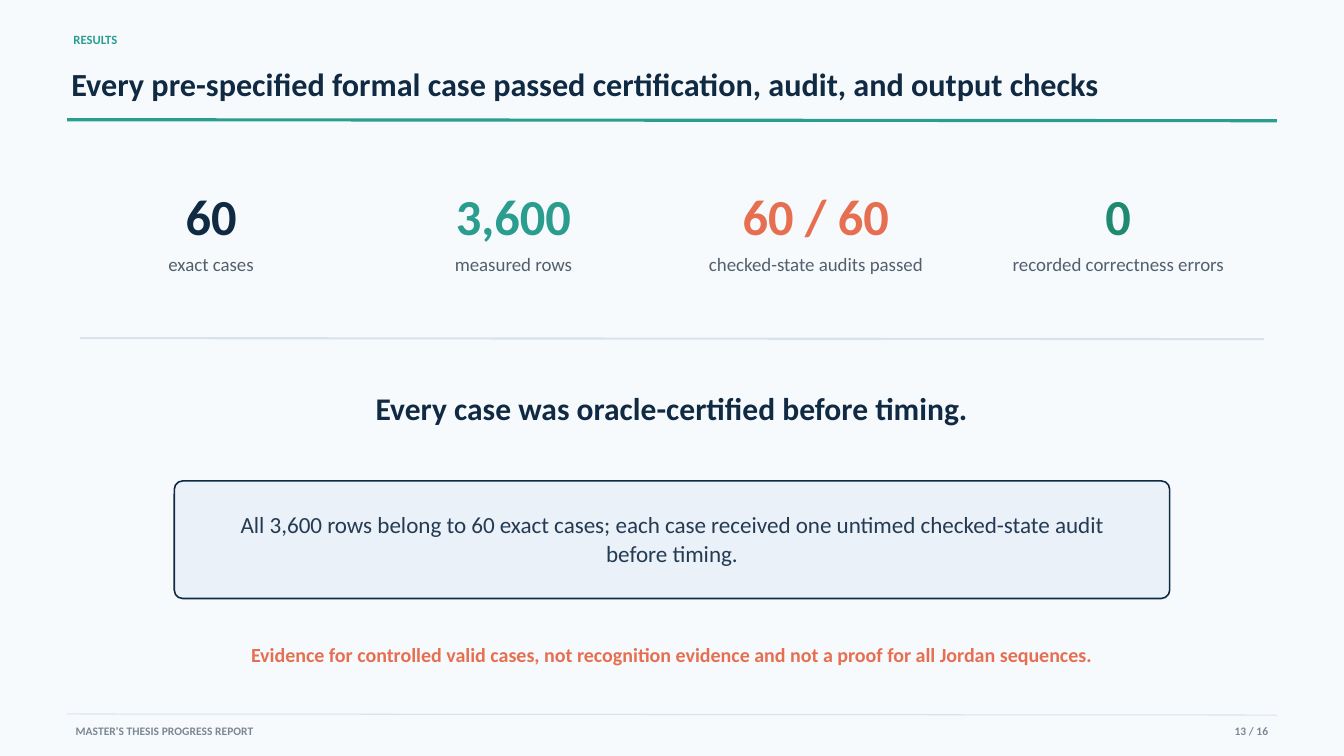
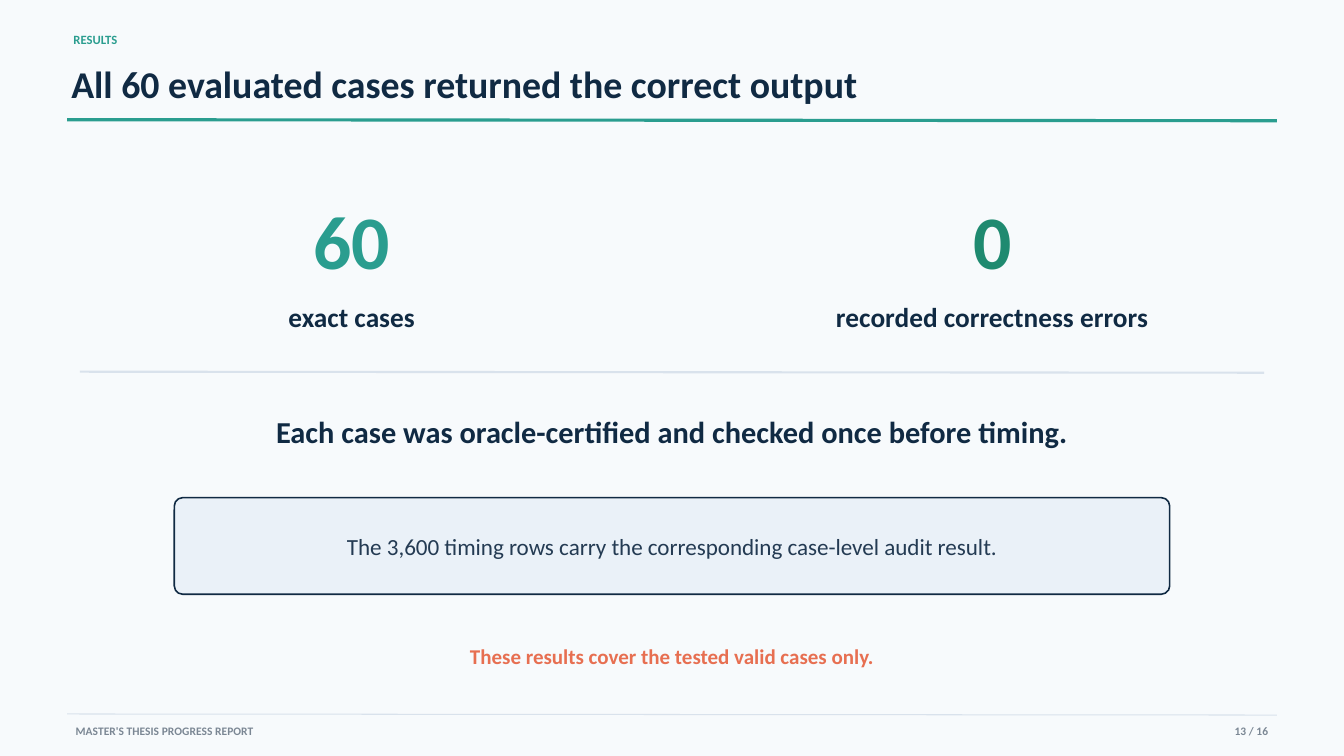
Before and after one commit to YixueWang983/jordan-sorting, a slide deck: slide 13 of presentations/progress_report/Jordan_Sorting_Progress_Report.pptx. Drawn at 1344x756 pixels with LibreOffice and Linux fonts; fonts in the diff are those of the drawing. Boxes give left, top, right and bottom in pixels: in the first picture for what was removed or moved away, otherwise in the second. Text is boxed around its words. In the diff, an @@ line names an element or a change of style, - is before the commit and + after.

```diff
--- a/presentations/progress_report/Jordan_Sorting_Progress_Report.pptx
+++ b/presentations/progress_report/Jordan_Sorting_Progress_Report.pptx
@@ text at (71, 71, 857, 104): text changed; size 23 to 27 pt @@
-Every pre-specified formal case passed certification, audit, and output checks
+All 60 evaluated cases returned the correct output
@@ text "60": place and size @@
-text "60" at (186, 200, 237, 236)
+text "60" at (313, 217, 390, 270)
@@ text "60" at (313, 217, 390, 270): size 36 to 54 pt, text colour #102A43 to #2A9D8F @@
@@ text removed at (456, 200, 571, 242) @@
-3,600
@@ text removed at (743, 200, 889, 236) @@
-60 / 60
@@ text "0": place and size @@
-text "0" at (1105, 202, 1131, 236)
+text "0" at (973, 219, 1011, 270)
@@ text "0" at (973, 219, 1011, 270): size 36 to 54 pt @@
@@ text removed at (455, 258, 572, 271) @@
-measured rows
@@ text removed at (709, 258, 923, 274) @@
-checked-state audits passed
@@ text "exact cases": place and size @@
-text "exact cases" at (168, 259, 254, 271)
+text "exact cases" at (288, 309, 414, 328)
@@ text "exact cases" at (288, 309, 414, 328): size 13.5 to 19.5 pt, text colour #52606D to #102A43, bold on; vertical alignment top to middle @@
@@ text "recorded correctness errors" at (836, 308, 1148, 328): size 13.5 to 19.5 pt, text colour #52606D to #102A43, bold on; vertical alignment top to middle @@
@@ text "recorded correctness errors": place and size @@
-text "recorded correctness errors" at (1013, 258, 1224, 271)
+text "recorded correctness errors" at (836, 308, 1148, 328)
@@ line moved from (80, 338) - (1264, 339) to (80, 372) - (1264, 373) @@
@@ text at (276, 421, 1067, 448): text changed; size 22.5 to 21.8 pt @@
-Every case was oracle-certified before timing.
+Each case was oracle-certified and checked once before timing.
@@ rounded rectangle: place and size @@
-rounded rectangle at (174, 481, 1171, 599)
+rounded rectangle at (174, 498, 1171, 595)
@@ rounded rectangle at (174, 498, 1171, 595): proportions changed @@
@@ text at (347, 539, 997, 559): text changed @@
-All 3,600 rows belong to 60 exact cases; each case received one untimed checked-state audit before timing.
+The 3,600 timing rows carry the corresponding case-level audit result.
@@ text removed at (251, 648, 1092, 666) @@
-Evidence for controlled valid cases, not recognition evidence and not a proof for all Jordan sequences.
@@ text added at (470, 649, 874, 668), 15 pt, text #E76F51, bold @@
+These results cover the tested valid cases only.
```
Also in this commit, not shown: 9 other slides changed, 5 other files.
